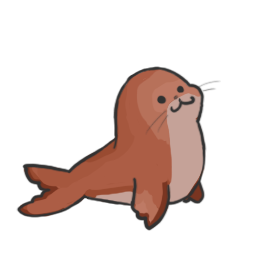
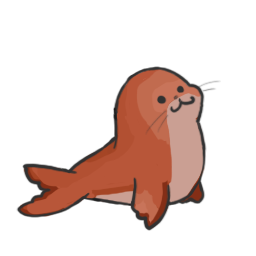
Revision of a layered w=256, h=256 image; what changed, layer by layer:
removed layer "레이어 3" over left=20, top=69, right=204, bottom=226
added layer "레이어 10" above "레이어 6" over left=113, top=69, right=201, bottom=140
showed "레이어 6", painted on it over left=20, top=69, right=204, bottom=226
added layer "레이어 7" above "레이어 9" over left=111, top=97, right=204, bottom=205
added layer "레이어 9" above "레이어 8" over left=20, top=163, right=99, bottom=217
added layer "레이어 8" above "레이어 5" over left=61, top=129, right=187, bottom=208
added layer "레이어 5" over left=169, top=170, right=204, bottom=205
